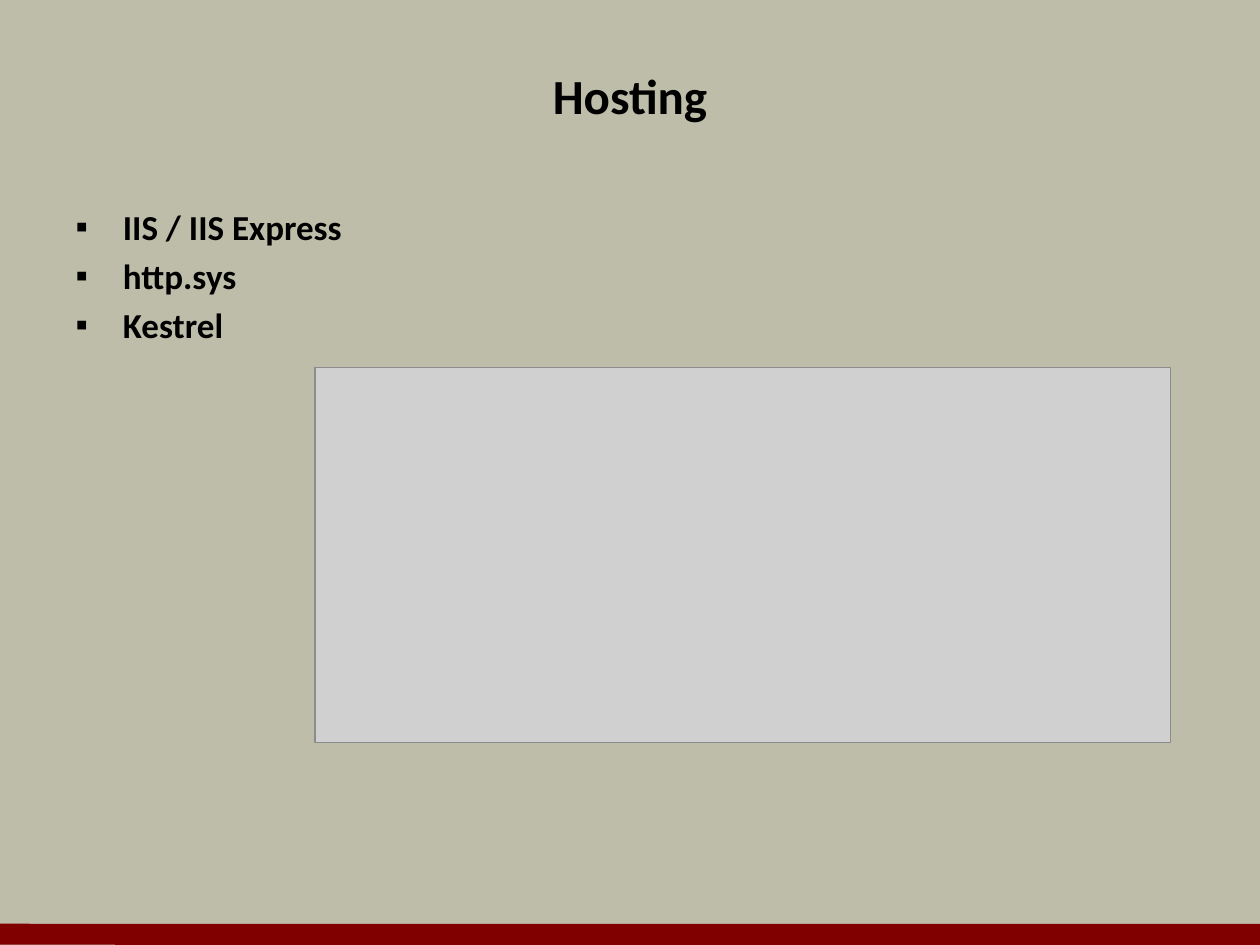
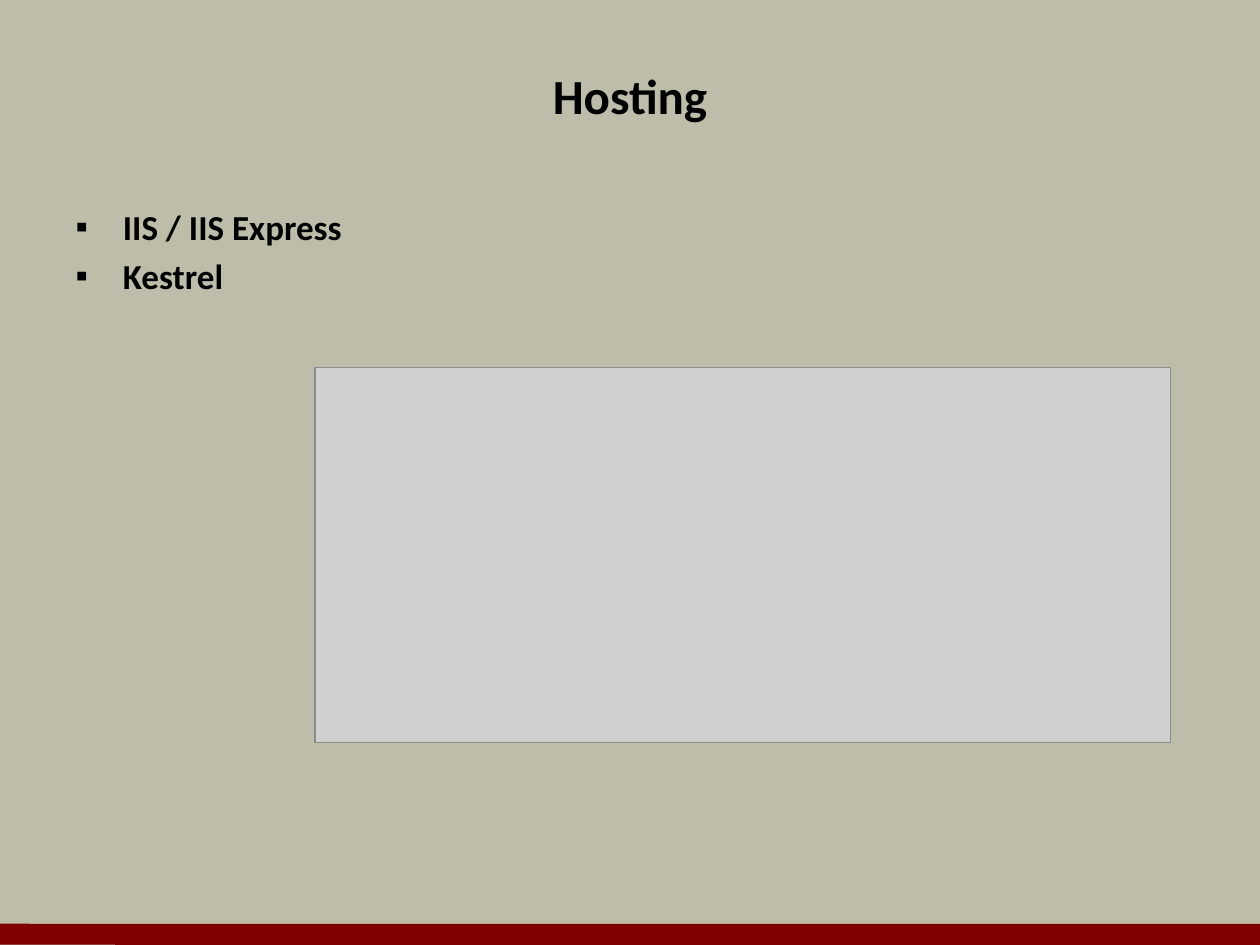
Before and after one commit to OdeToCode/classes, a slide deck: slide 22 of aspnet5/slides/01_Overview.pptx (slide 23 before the commit). Drawn at 1260x945 pixels with LibreOffice and Linux fonts; fonts in the diff are those of the drawing; grey boxes stand for pictures; background and template pictures are left out. Boxes give left, top, right and bottom in pixels: in the first picture for what was removed or moved away, otherwise in the second. Text is boxed around its words. In the diff, an @@ line names an element or a change of style, - is before the commit and + after.

```diff
--- a/aspnet5/slides/01_Overview.pptx
+++ b/aspnet5/slides/01_Overview.pptx
@@ text at (x1=123, y1=264, x2=236, y2=295): paragraph removed @@
-▪ http.sys
```
Also in this commit, not shown: 1 other slide changed, 1 slide removed, 1 other file.
